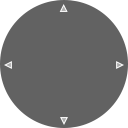
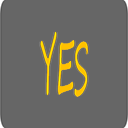
Layers edited between the first and the second 128 x 128 image:
removed layer "Polygon 1 copy 3" over [0, 0, 128, 128]
added layer "YES copy" above "NO" over [0, 0, 128, 128]
